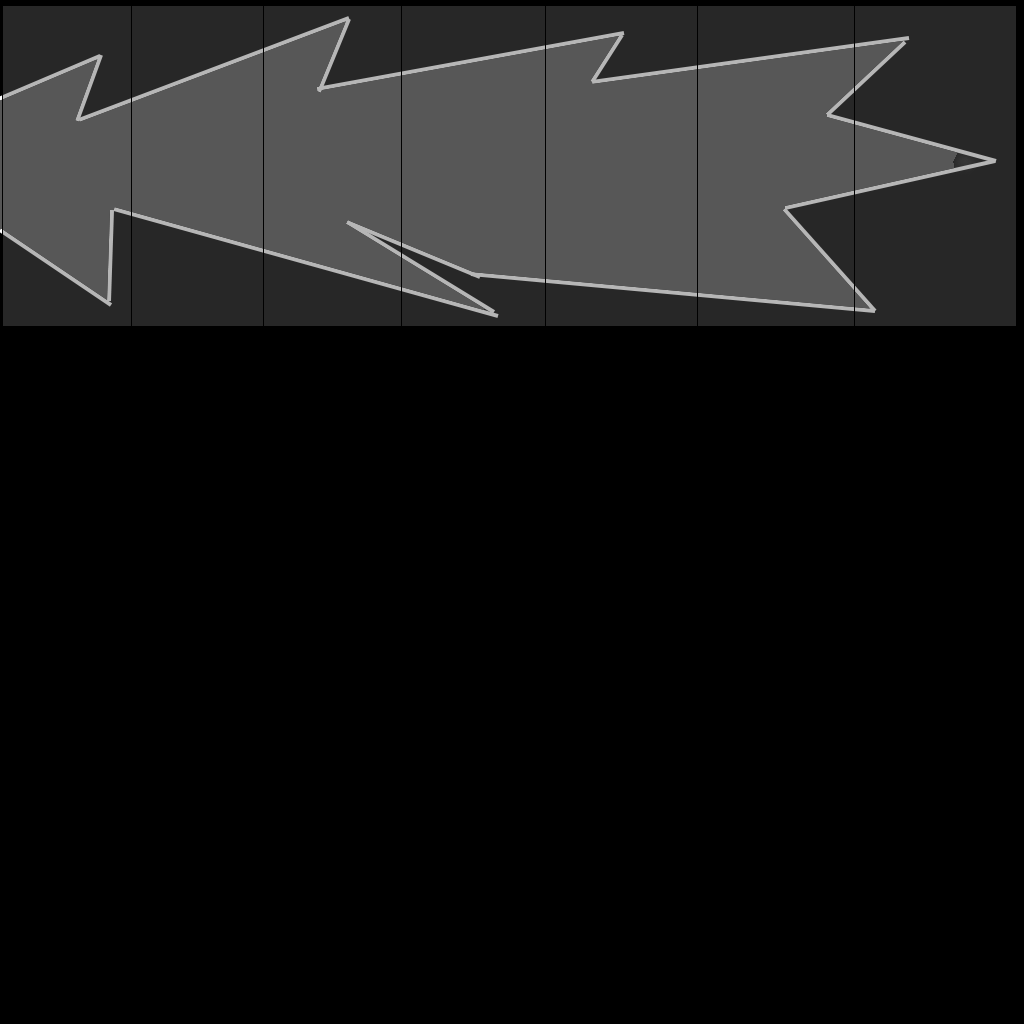
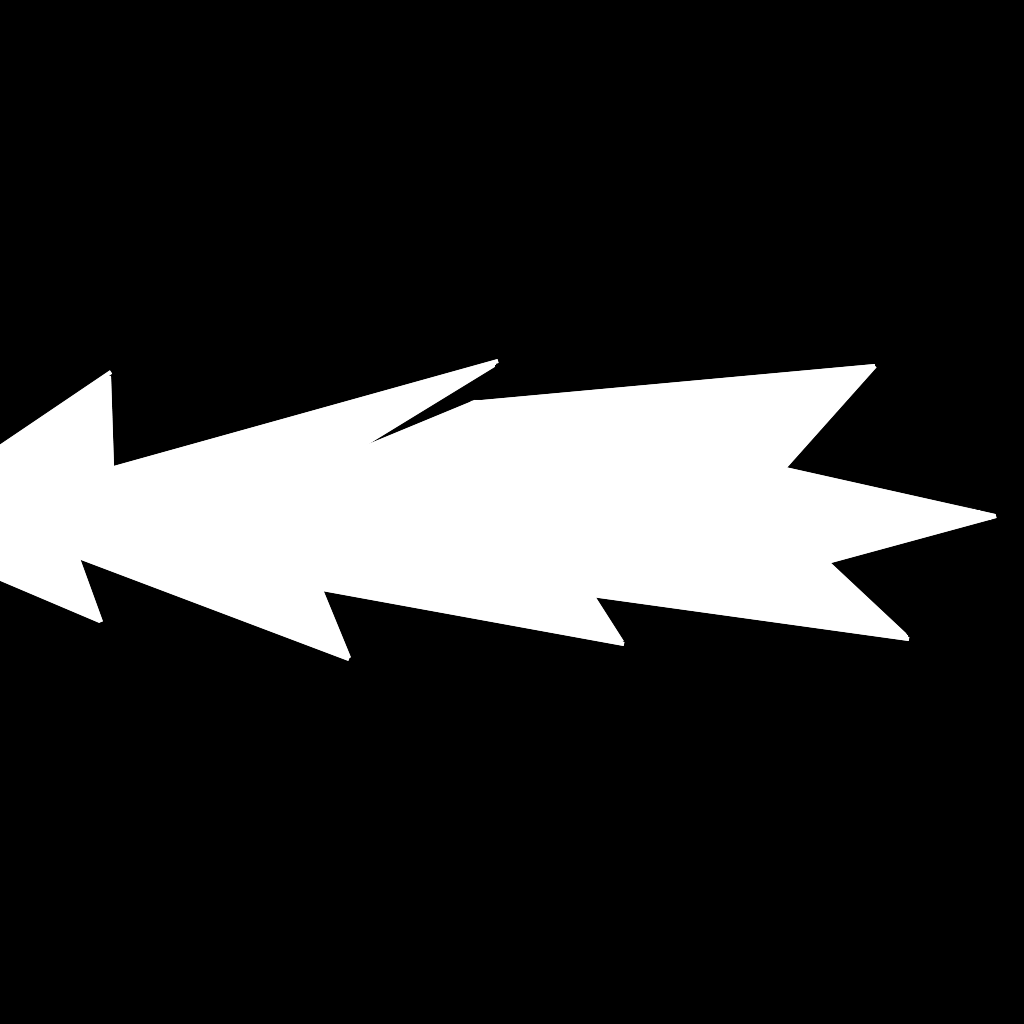
Revision of a layered 1024×1024 image; what changed, layer by layer:
removed layer "Layer 1" over [left=3, top=6, right=1016, bottom=326]
added layer "Layer 2 copy" (screen) above "Layer 2" over [left=0, top=6, right=1016, bottom=661]
hid "Layer 2", blend normal → screen, painted on it over [left=0, top=6, right=1016, bottom=661]
